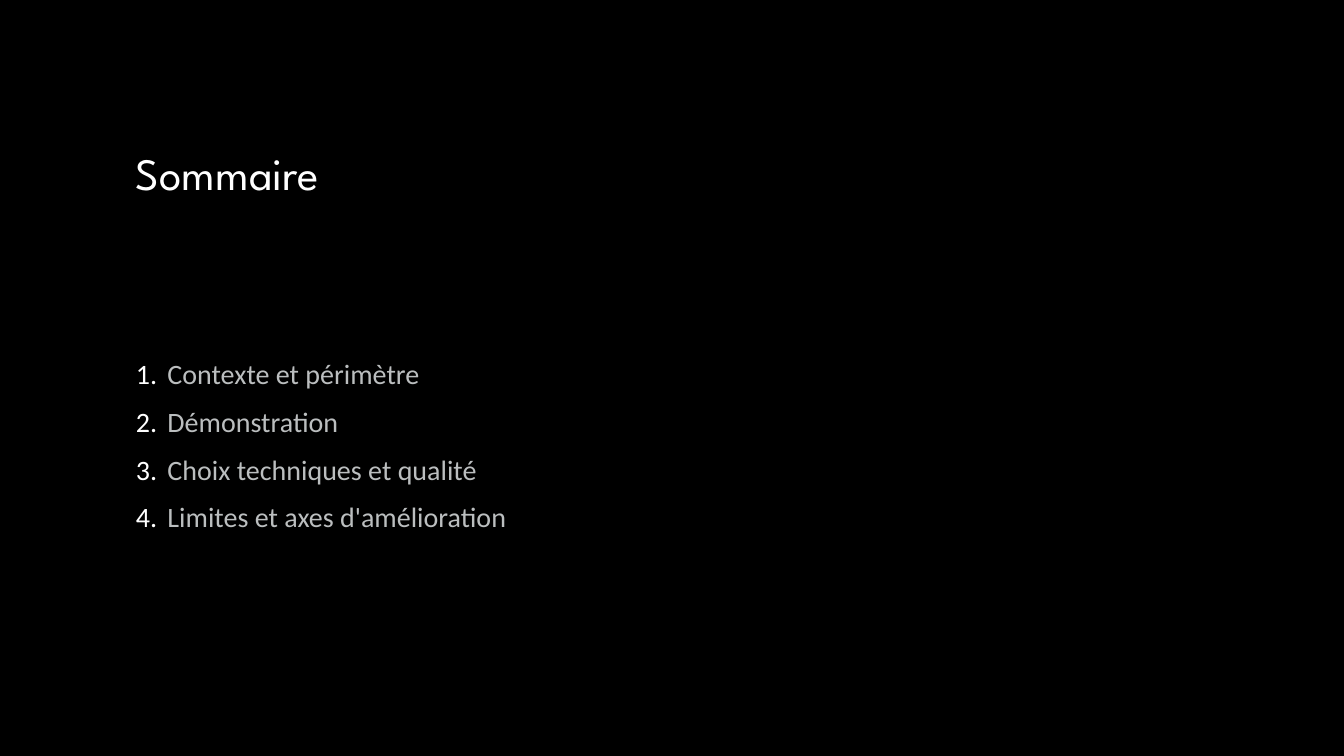
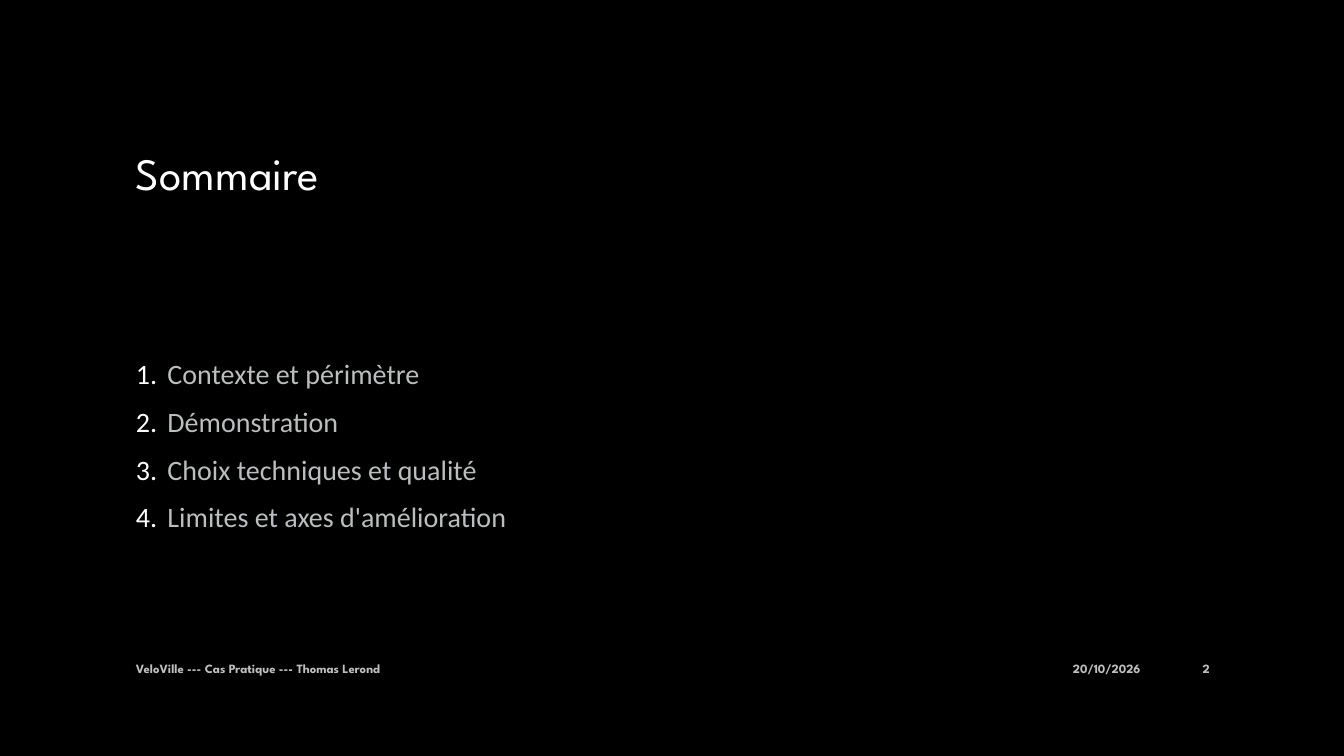
Before and after one commit to thomaslerondphd/VeloVille, a slide deck: slide 2 of ressources/veloville/docs/e02_cas_pratique_VeloVille_Thomas_Lerond.pptx. Drawn at 1344x756 pixels with LibreOffice and Linux fonts; fonts in the diff are those of the drawing; background and template pictures are left out. Boxes give left, top, right and bottom in pixels: in the first picture for what was removed or moved away, otherwise in the second. Text is boxed around its words. In the diff, an @@ line names an element or a change of style, - is before the commit and + after.

```diff
--- a/ressources/veloville/docs/e02_cas_pratique_VeloVille_Thomas_Lerond.pptx
+++ b/ressources/veloville/docs/e02_cas_pratique_VeloVille_Thomas_Lerond.pptx
@@ text added at (136, 664, 380, 676), 9 pt, text #BFBFBF, bold @@
+VeloVille --- Cas Pratique --- Thomas Lerond
@@ text added at (1073, 664, 1141, 675), 9 pt, text #BFBFBF, bold @@
+20/10/2026
@@ page number added at (1203, 664, 1210, 673), 9 pt, text #BFBFBF, bold @@
+2
```
Also in this commit, not shown: 12 other slides changed, 3 other files.
